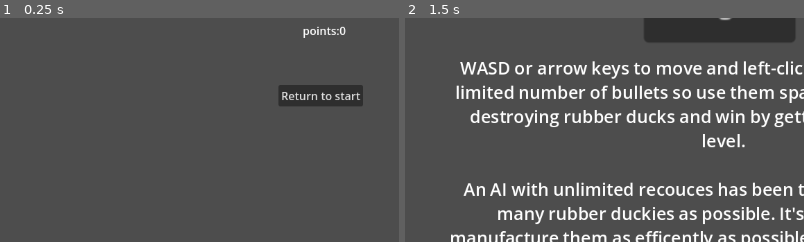
Above: before the commit, frames 1-2 (left to right).
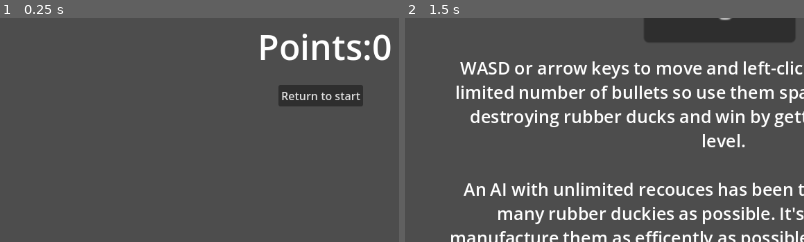
Above: after the commit, the same moments.

Repository: Apinoita/JumpstartHackclub
Game: Godot game, scene res://winscreen.tscn
Two runs of this game, one before a commit and one after it. Both use one fixed random seed, a clock stepped at 60 frames per second and the inputs below. This scene is started directly instead of the project's main scene.
Inputs (mouse positions are % of the whole screen's width and height, from its top left):
- Up to frame 1 (0.25 s): no input
- Up to frame 2 (1.5 s): tap Enter at 0.5 s; move the mouse to (72, 45) at 0.52 s; hold D (Right) 0.53-1.25 s; click (72, 45) at 0.6 s; tap Space (Jump) at 0.77 s; click "Return to start" at 1.25 s
The pictures show only the part of the screen within x 12-62%, y 47-97%; the shares and areas given below are measured in that part.

The runs differ from the first frame. In frame 1, 1.8% of the frame differs, in the area x 65-98%, y 3-20%; in frame 2, nothing differs.

Commit message:
(probably)final polish

Diff:
--- a/player.gd
+++ b/player.gd
@@ -48,7 +48,7 @@
 		Global.getandclearpoints()
 		get_tree().change_scene_to_file("res://node.tscn")
 
-	if global_position.x < -3100:
+	if global_position.x < -3200:
 		get_tree().change_scene_to_file("res://winscreen.tscn")
 
 
--- a/winscreen.gd
+++ b/winscreen.gd
@@ -5,7 +5,7 @@
 func _ready() -> void:
 	var text = get_tree().get_root().get_node("winscreen").get_child(2)
 	text.clear()
-	text.append_text("points:"+ str(Global.getandclearpoints()))
+	text.append_text("[font_size=50]Points:"+ str(Global.getandclearpoints()))
 
 
 # Called every frame. 'delta' is the elapsed time since the previous frame.
Not shown, added: export_presets.cfg
